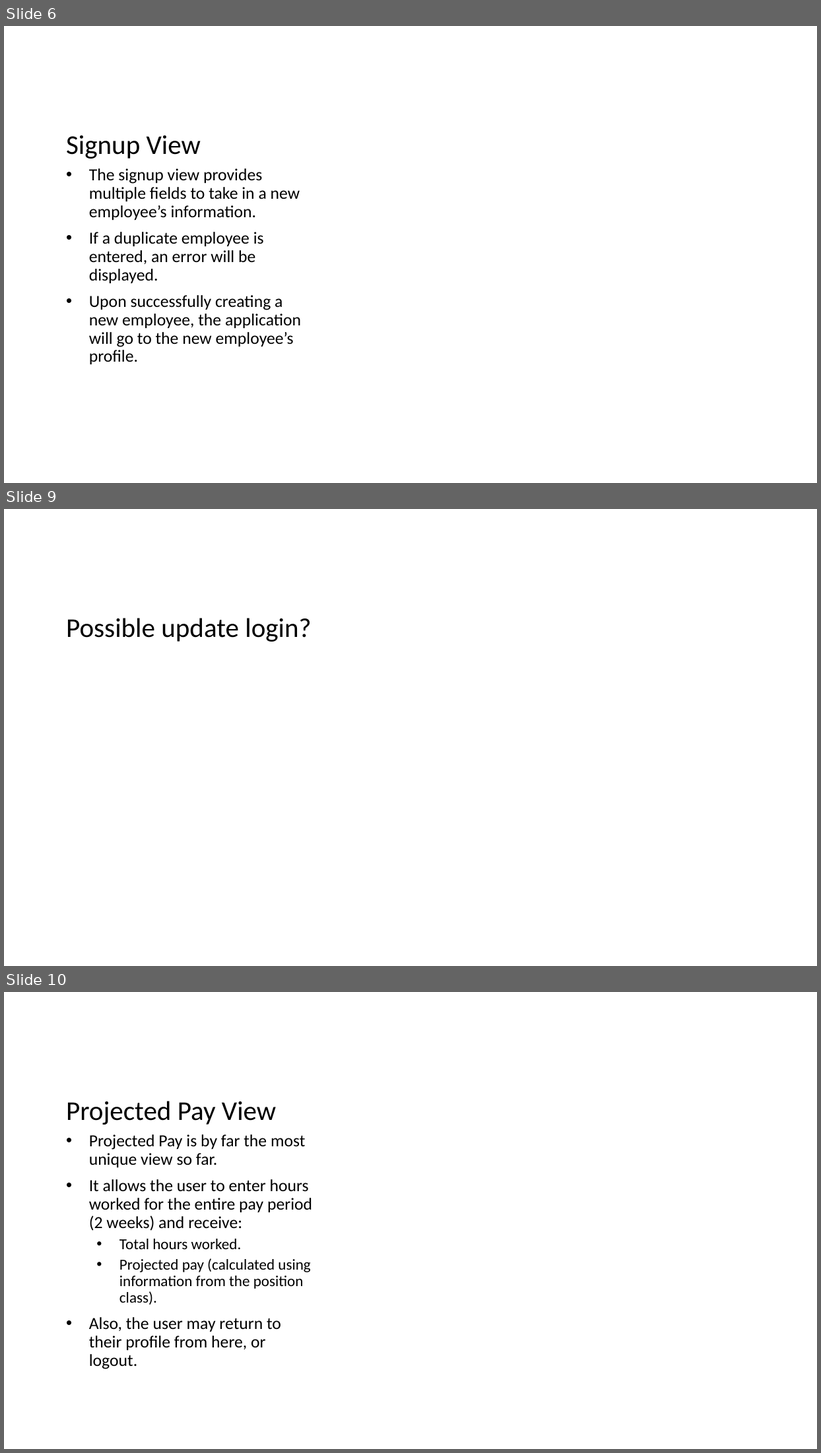
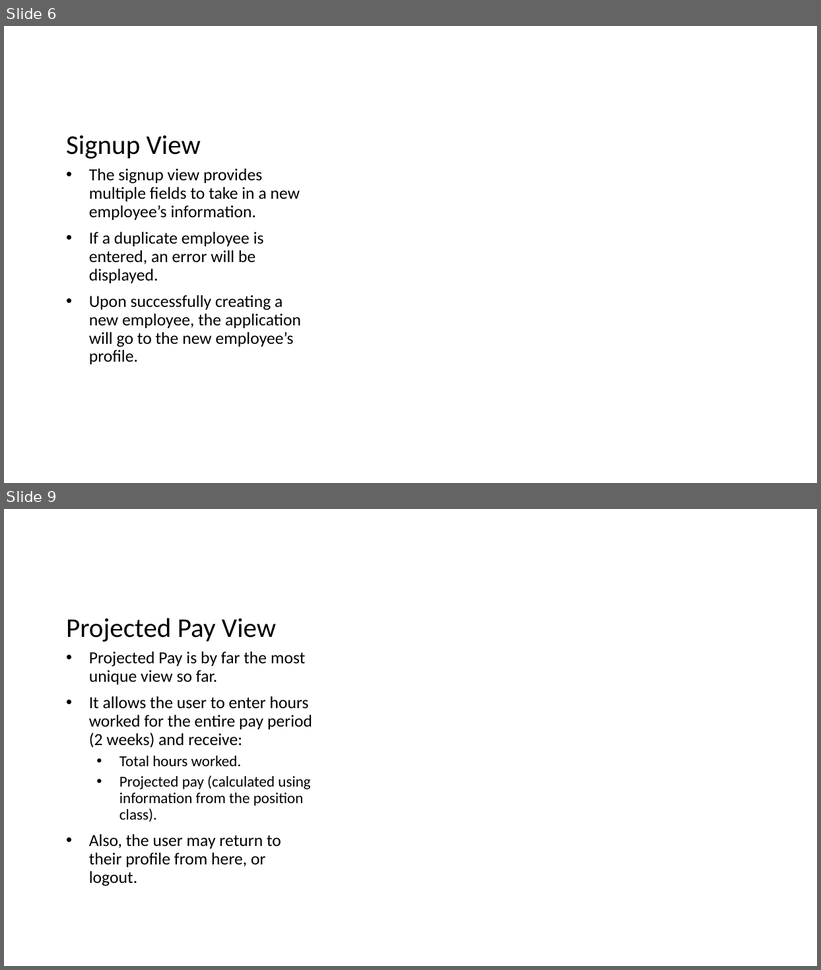
Before and after one commit to katiekalthoff/CupOJava, a slide deck: Apps final ppt.pptx. Shown one above the other, each under a label of ours: slides 6, 9 and 10 before the commit, slides 6 and 9 after it; the slides between them are not shown. The pictures are 821x1453 and 821x970 pixels, drawn with LibreOffice and Linux fonts; fonts in the diff are those of the drawing. Boxes give left, top, right and bottom in pixels: in the first picture for what was removed or moved away, otherwise in the second. Text is boxed around its words. In the diff, an @@ line names an element or a change of style, - is before the commit and + after.

```diff
--- a/Apps final ppt.pptx
+++ b/Apps final ppt.pptx
@@ slide 9 removed at (4, 509, 817, 966), background #FFFFFF @@
@@ title removed at (66, 618, 311, 642) @@
-Possible update login?
@@ what was slide 10 is now slide 9 @@
```
Also in this commit, not shown: 3 slides changed, 1 slide added, 1 other slide removed.
